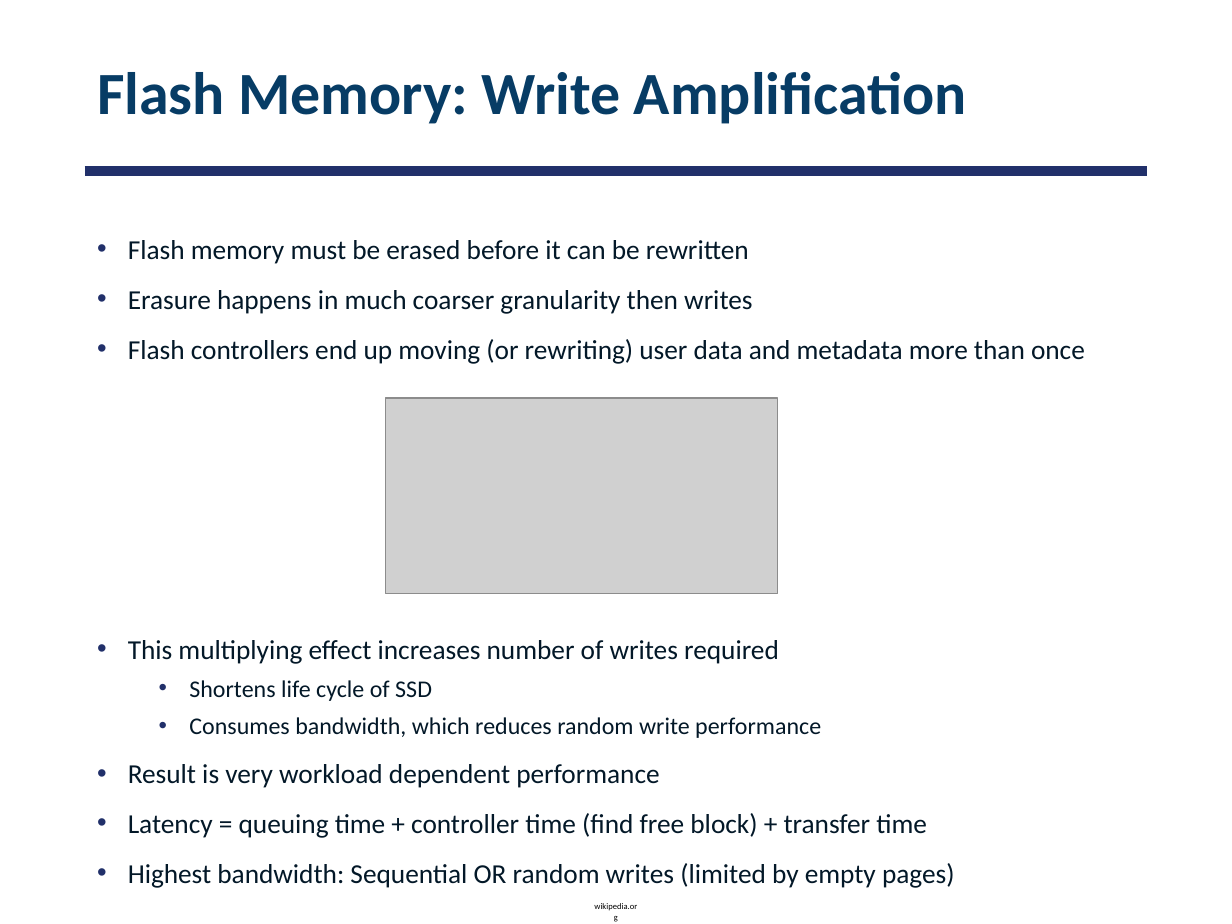
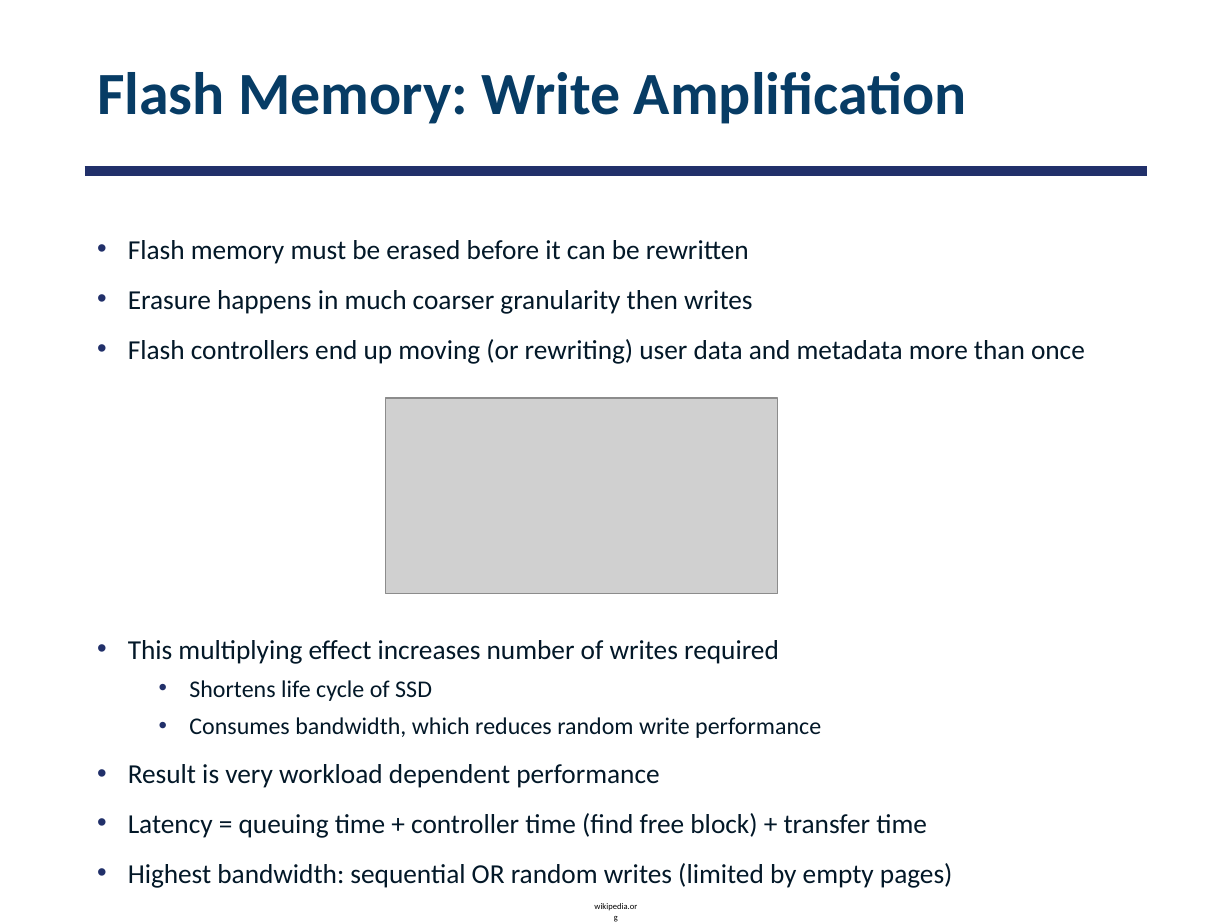
Before and after one commit to smajidzahedi/ECE350, a slide deck: slide 56 of 10-io.pptx. Drawn at 1232x924 pixels with LibreOffice and Linux fonts; fonts in the diff are those of the drawing; grey boxes stand for pictures. Boxes give left, top, right and bottom in pixels: in the first picture for what was removed or moved away, otherwise in the second. Text is boxed around its words. In the diff, an @@ line names an element or a change of style, - is before the commit and + after.

Commit message:
fixed few slides on flash devices

```diff
--- a/10-io.pptx
+++ b/10-io.pptx
@@ text at bbox=[128, 863, 953, 888]: text changed @@
-• Highest bandwidth: Sequential OR random writes (limited by empty pages)
+• Highest bandwidth: sequential OR random writes (limited by empty pages)
```
Also in this commit, not shown: 3 other slides changed, 1 other file.
